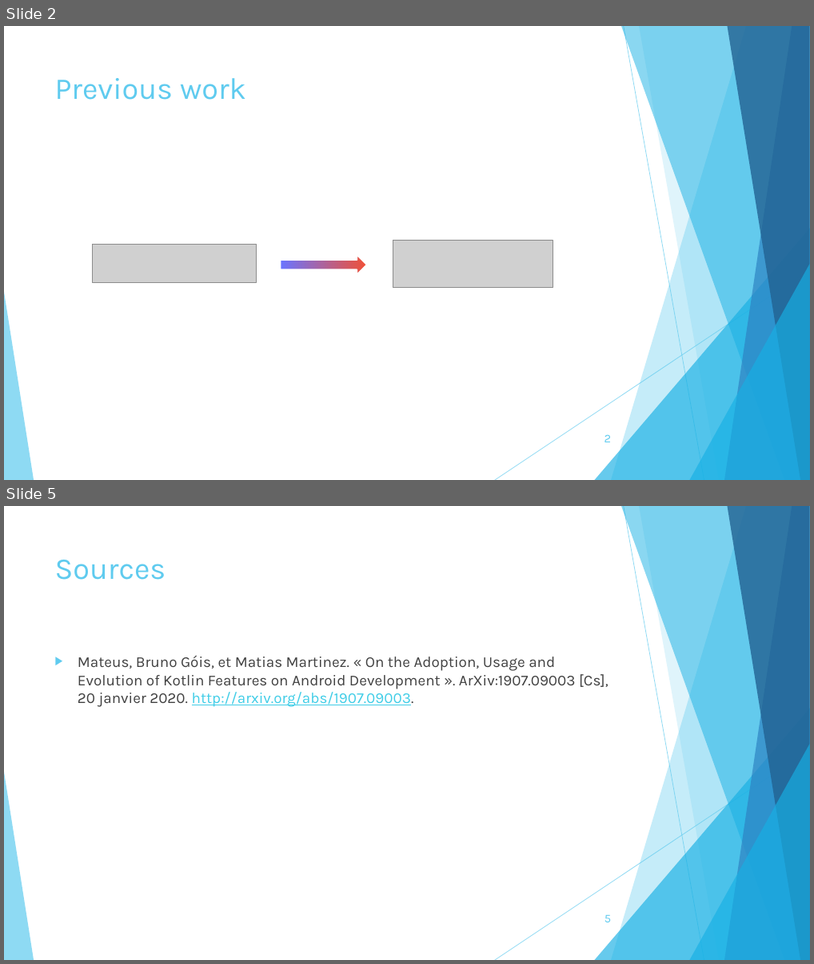
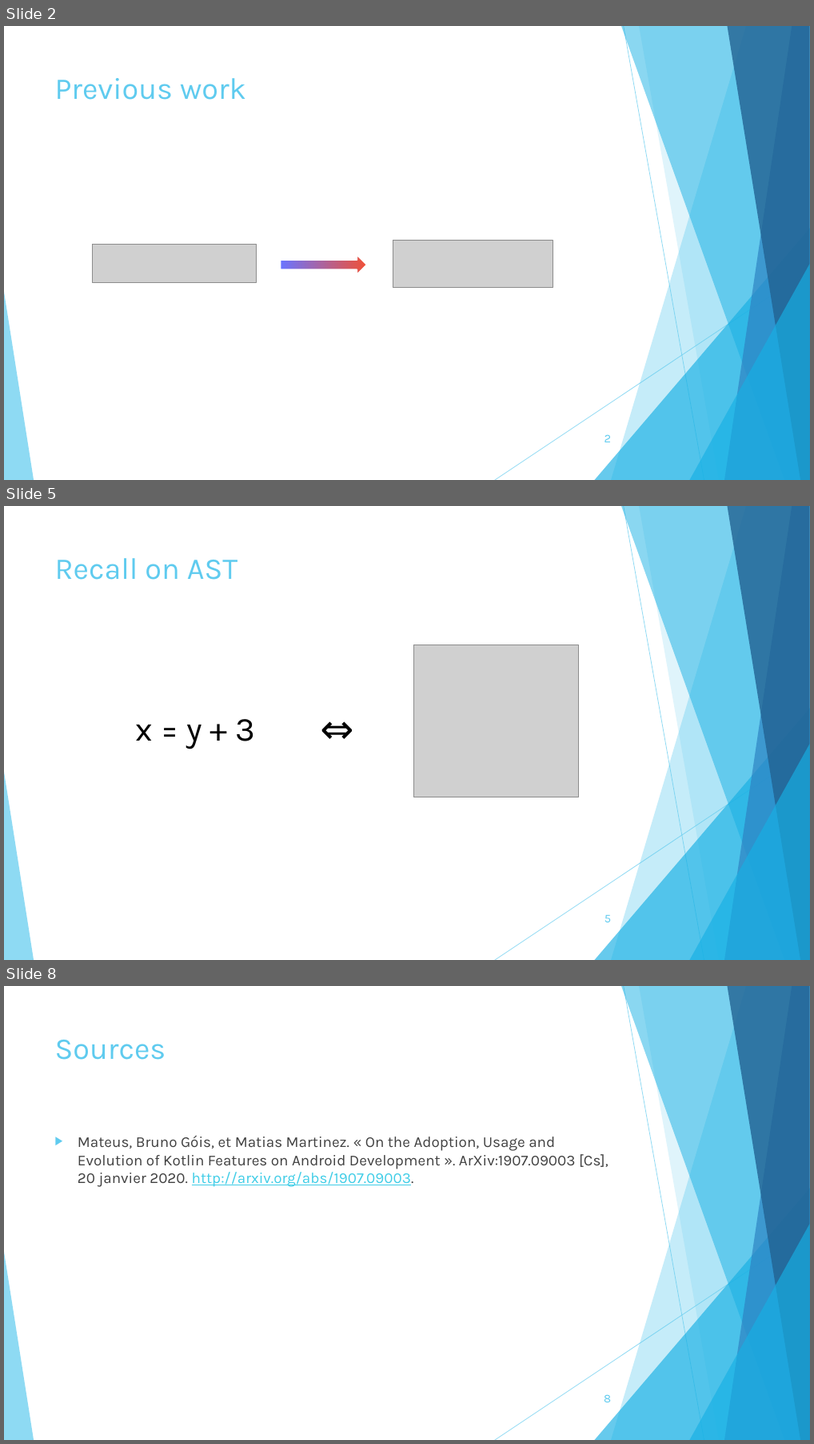
Before and after one commit to staufga0/Pattern-extraction-swift, a slide deck: presentation/Pattern Extraction.pptx. Shown one above the other, each under a label of ours: slides 2 and 5 before the commit, slides 2, 5 and 8 after it; the slides between them are not shown. The pictures are 814x964 and 814x1444 pixels, drawn with LibreOffice and Linux fonts; fonts in the diff are those of the drawing; grey boxes stand for pictures. Boxes give left, top, right and bottom in pixels: in the first picture for what was removed or moved away, otherwise in the second. Text is boxed around its words. In the diff, an @@ line names an element or a change of style, - is before the commit and + after.

```diff
--- a/presentation/Pattern Extraction.pptx
+++ b/presentation/Pattern Extraction.pptx
@@ slide 5 added at [4,506,810,960], background #FFFFFF; not listed: 10 template elements that a slide beside it also shows @@
@@ title added at [55,558,238,580], 36 pt, text #5FCBEF @@
+Recall on AST
@@ picture added at [414,645,578,797] @@
@@ text added at [136,719,256,749], 40 pt, text #000000 @@
+x = y + 3
@@ text added at [314,700,370,756], 48 pt, text #000000 @@
+⇔
@@ page number added at [605,915,611,922], 14 pt, text #5FCBEF @@
+5
@@ what was slide 5 is now slide 8 @@
@@ page number at [604,1394,611,1402]: text changed @@
-5
+8
```
Also in this commit, not shown: 1 slide changed, 3 other slides added, 1 slide removed.
